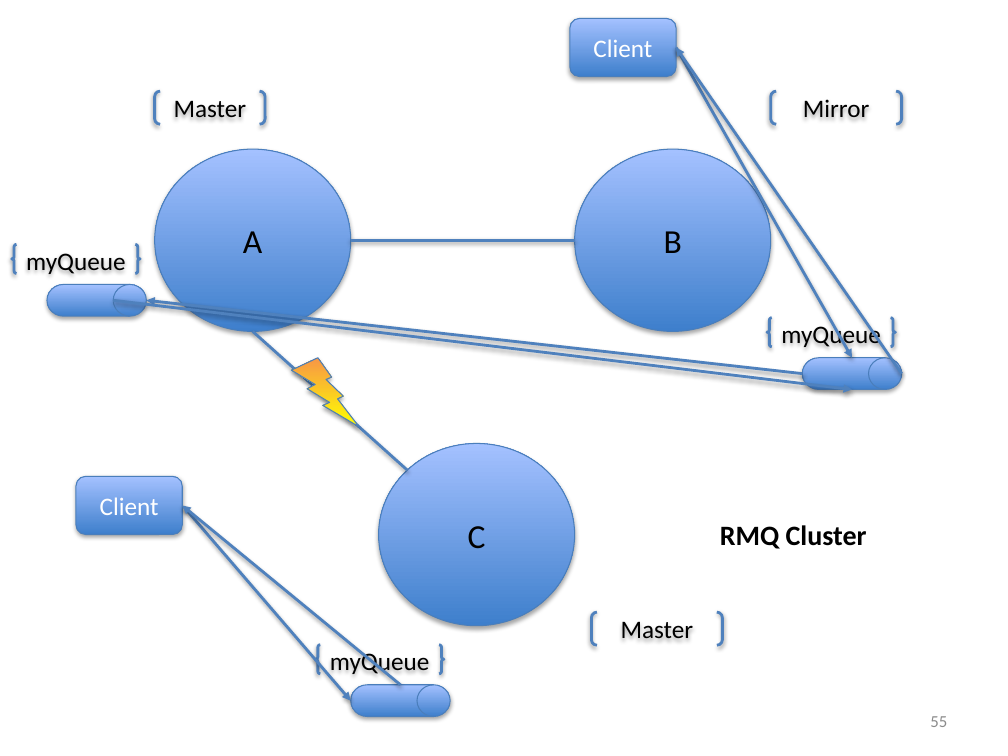
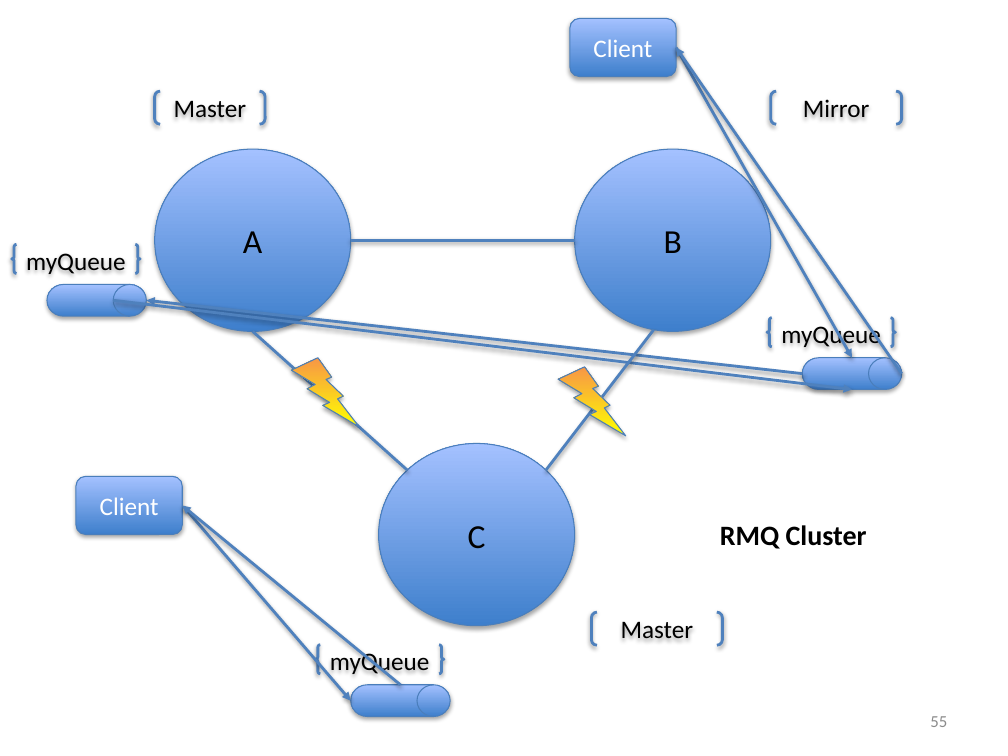
Before and after one commit to iancooper/Presentations, a slide deck: slide 55 of Practical Messaging - Day 2 New.pptx. Drawn at 1008x756 pixels with LibreOffice and Linux fonts; fonts in the diff are those of the drawing. Boxes give left, top, right and bottom in pixels: in the first picture for what was removed or moved away, otherwise in the second. Text is boxed around its words. In the diff, an @@ line names an element or a change of style, - is before the commit and + after.

```diff
--- a/Practical Messaging - Day 2 New.pptx
+++ b/Practical Messaging - Day 2 New.pptx
@@ line added from (546, 470) to (654, 330), #4F81BD 2 pt @@
@@ lightning bolt added at box(558, 367, 626, 435), fill gradient #FFFF00 to #F79646, outline #4B7EBC 0.75 pt @@
```
Also in this commit, not shown: 11 other slides changed, 1 other file.
